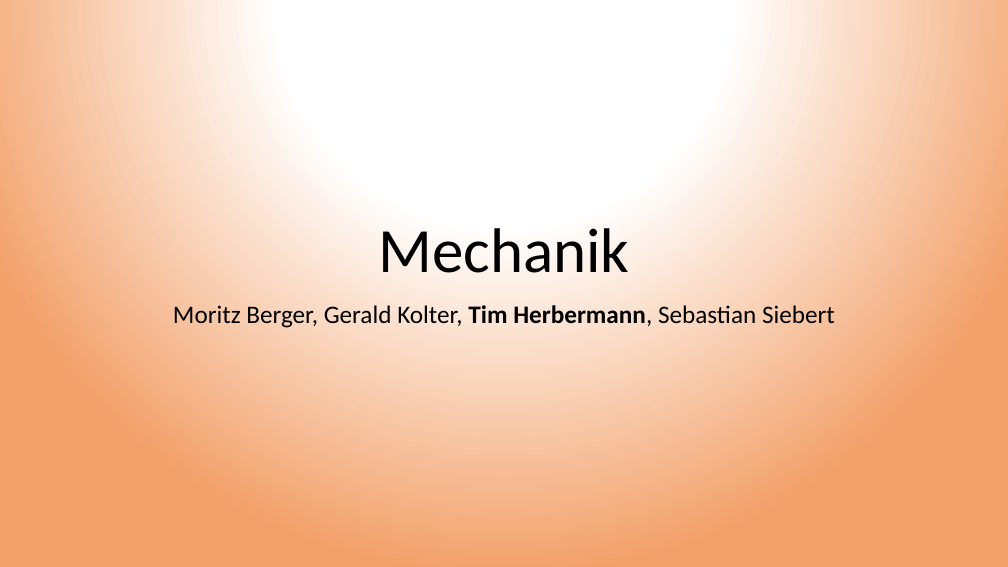
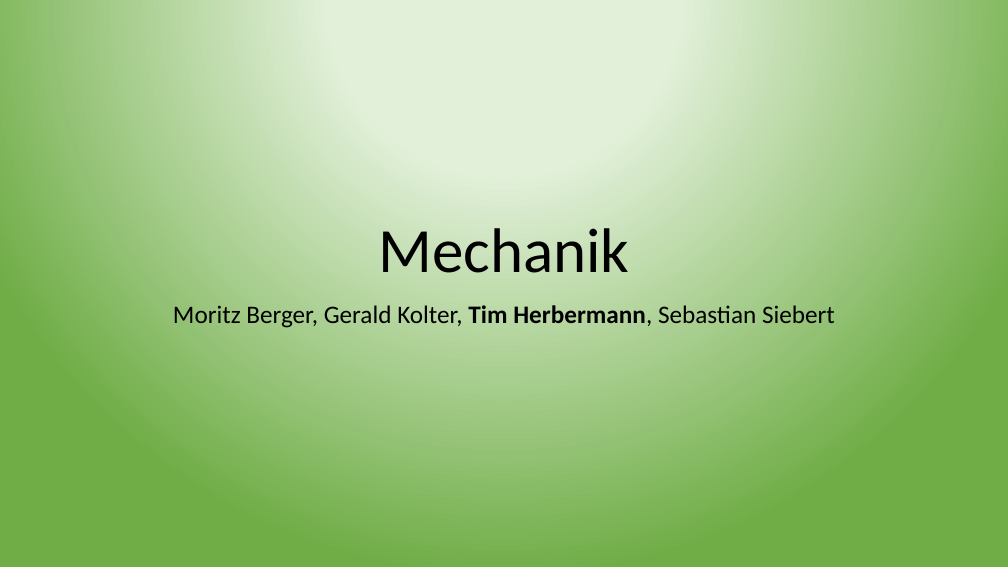
Before and after one commit to thewhitecat/grundpraktikum1, a slide deck: slide 1 of Mechanik/Mechanik.pptx. Drawn at 1008x567 pixels with LibreOffice and Linux fonts; fonts in the diff are those of the drawing. Boxes give left, top, right and bottom in pixels: in the first picture for what was removed or moved away, otherwise in the second. Text is boxed around its words. In the diff, an @@ line names an element or a change of style, - is before the commit and + after.

```diff
--- a/Mechanik/Mechanik.pptx
+++ b/Mechanik/Mechanik.pptx
@@ background gradient #FFFFFF to #F2A069 to gradient #E2F0D9 to #70AD47 @@
```
Also in this commit, not shown: 2 other slides changed.
